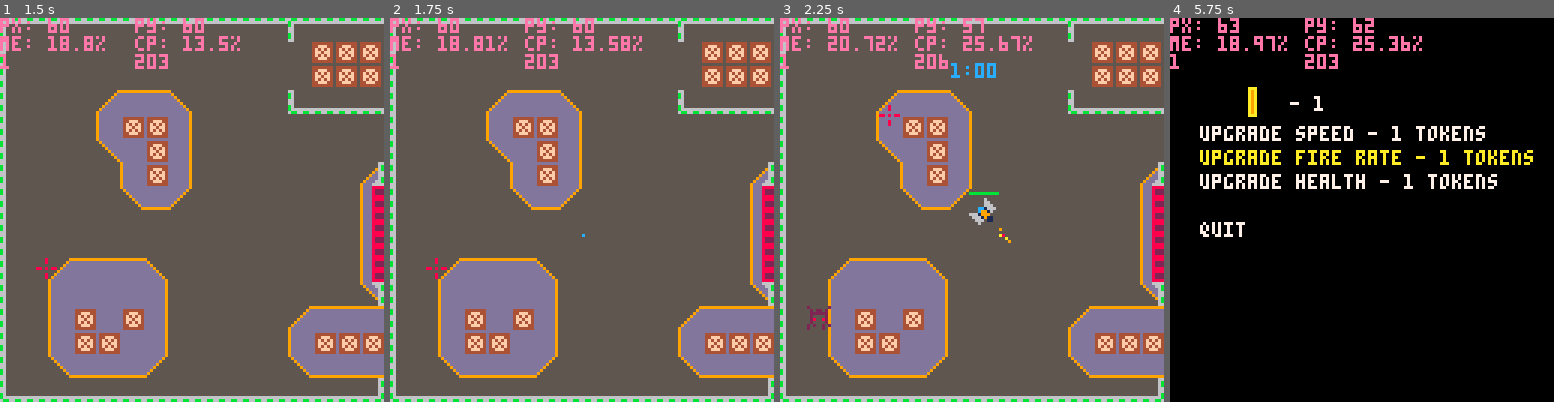
Above: before the commit, frames 1-4 (left to right).
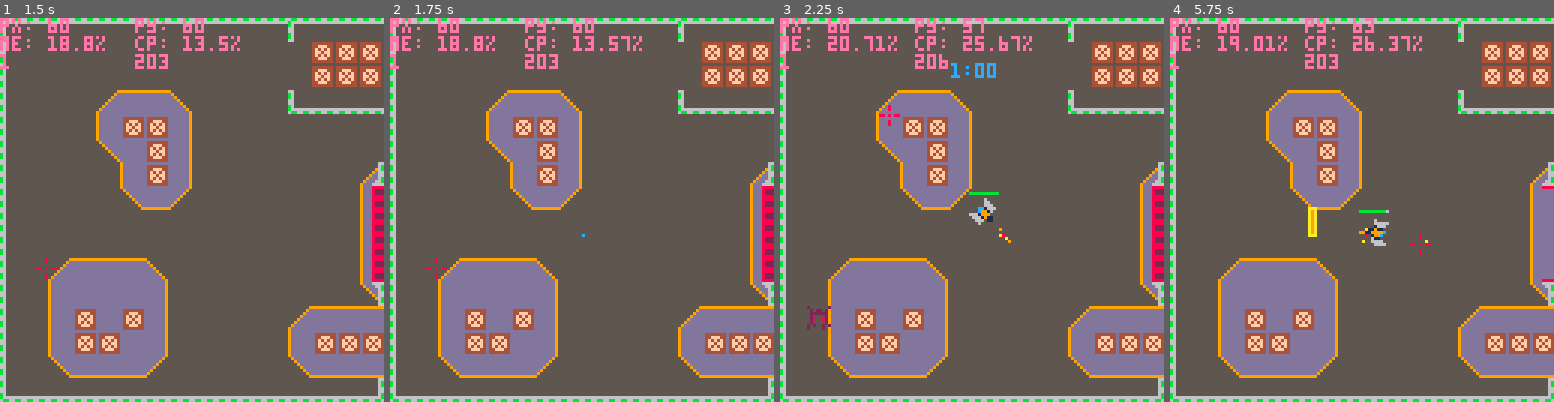
Above: after the commit, the same moments.

Repository: kbrewington/Negation
Game: PICO-8 cartridge negation.p8
The game is run twice, just before and just after one commit, with the same random seed, the same clock (stepped at 60 frames per second) and the same inputs.
Inputs (mouse positions are in pixels of both pictures, inside the frame that each line leads up to):
- Up to frame 1 (1.5 s): tap X (X key) at 0.33, 1.07 s; click (280, 121) at 0.67 s; tap O (Z key) at 0.7 s; click (46, 267) at 1.22 s
- Up to frame 2 (1.75 s): hold Right from 1.6 s (still down); tap O (Z key) at 1.7 s
- Up to frame 3 (2.25 s): click (887, 114) at 1.77 s; tap X (X key) at 1.85 s; release Right at 2.1 s; tap O (Z key) at 2.1 s; hold Up from 2.15 s (still down)
- Up to frame 4 (5.75 s): click (1342, 259) at 2.32 s; release Up at 2.42 s; hold Right 2.47-3.03 s; tap O (Z key) every 0.4 s from 2.5 to 5.7 s; click (1404, 106) at 2.87 s; tap X (X key) at 2.97, 4.08, 5.2 s; hold Left 3.08-3.58 s; click (1465, 256) at 3.42 s; hold Down 3.63-3.97 s; click (1231, 102) at 3.97 s; hold Right 4.02-4.68 s; click (1292, 248) at 4.52 s; hold Up 4.73-5.03 s; click (1354, 94) at 5.07 s; hold Left 5.08-5.68 s; click (1419, 244) at 5.62 s; hold Down from 5.73 s (still down)

Frame 1 is identical in both runs. In frame 2, 0.1% of the frame differs, in the area x 25-62%, y 4-9%; in frame 3, less than 0.1%; in frame 4, 98%, in the area x 0-100%, y 0-100%.

Commit message:
worked on bosses, and enemy animations

Diff:
--- a/negation.p8
+++ b/negation.p8
@@ -150,8 +150,7 @@
   seraph.text = "okay that should do...*static*incom-*static* b-*static*..."
   yield()
 
-  -- 128, 1
-  init_tele_anim(boss(60, 60, 128, 3, 40))
+  init_tele_anim(boss(40, 60, 128, 1, 40))
   yield()
 
   kill_all_enemies(true)
@@ -340,9 +339,10 @@
                 if e.type == "shooter" then
                   if distance(e, player) >= e.shoot_distance then
                     e.update_xy()
+                    e.dont_move = false
                   else
                     e.angle = angle_btwn(player.x+5, player.y+5, e.x, e.y)
-                    e.b_count += 1
+                    e.b_count += 1; e.dont_move = true
                     if (e.b_count%e.fire_rate == 0) shoot(e.x, e.y, e.angle, 133, false, false)
                   end
                 elseif e.type == "exploder" then
@@ -401,9 +401,8 @@
              for i=1,360,90 do
                if (b.angle%b.fire_rate == 0) shoot(b.x, b.y, i+(rev*b.angle), 141, false, true)
              end
-             b.x = b.x - .01*sin(p_ang/360)
-             b.y = b.y - .01*cos(p_ang/360)
            elseif b.level < 3 then
+             if (#enemy_spawned > 0 or #enemy_table > 0) b.level = 2.5
              if b.level==2.5 or b.shot_last ~= nil and ((time() - b.shot_last) < 2) then
                if flr(time()*50)%b.fire_rate == 0 then
                  shoot(b.x, b.y, p_ang, 141, false, true)
@@ -771,7 +770,7 @@
     -- first delete offscreen bullets:
     delete_offscreen(player_bullets, b)
 
-    if bump(b.x, b.y) then
+    if bump_all(b.x, b.y) then
       del(player_bullets, b)
       add(boss_hit_anims, b)
       if (b.rocket) rocket_kill(b)
@@ -950,7 +949,7 @@
 function water_anim()
   for i=0,16 do
     for j=0,16 do
-      if (not fget(mget(i+level_x-(level_sx/8), j+level_y-(level_sy/8)),7) and fget(mget(i+level_x-(level_sx/8), j+level_y-(level_sy/8)),1) and rnd(10) > 9.5) add(water_anim_list, {i*8+rnd(4)-level_sx,j*8+rnd(4)-level_sy, flr(rnd(3)), 7, 25});
+      if (not fget(mget(i+level_x-(level_sx/8), j+level_y-(level_sy/8)),7) and fget(mget(i+level_x-(level_sx/8), j+level_y-(level_sy/8)),1) and rnd(10) > 9.5) add(water_anim_list, {i*8+rnd(4),j*8+rnd(4), flr(rnd(3)), 7, 25});
     end
   end
 end
@@ -992,17 +991,17 @@
         player_health += 1
         player_tokens -= next_cost[currently_selected]
         next_cost[currently_selected] += 1
-        sfx(17)
+        sfx(0)
     elseif (selection_set[currently_selected] == "fire rate" and player_tokens >= next_cost[currently_selected]) then
         player_fire_rate = max(.1, player_fire_rate-.15)
         player_tokens -= next_cost[currently_selected]
         next_cost[currently_selected] += 1
-        sfx(17)
+        sfx(0)
     elseif (selection_set[currently_selected] == "speed" and player_tokens >= next_cost[currently_selected]) then
         player_speed += .2
         player_tokens -= next_cost[currently_selected]
         next_cost[currently_selected] += 1
-        sfx(17)
+        sfx(0)
     else
       timers["invalid"] = 0.5
       sfx(3)
@@ -1491,19 +1490,19 @@
 00000000000000000000000000000000000000000000000000000000000000000000000000000000000000000000000000000000000000000000000000000000
 00555500000000009000000900000000000000000000000000000000000000000000000000808000008080000000000000000000777777777777777700000000
 05dddd50000000009008800900000000000080000008000000000200002000000000000000505558555050000002220000000000777777777777777700000000
-5885588500000000900880090000000000005000000500000002020000202000000000000055588588555000002ddd2000000000777777777777777700000000
-05d55d5000000000099889900000000000005500005500000002002002002000c0000000000005555500000002dd2dd200000000777707777770777700000000
-0055550000000000009889000000000000050500005050000000202002020000cccccccc2000558585500020002d2d2000000000777707777770777700000000
-000dd000000000000098890000000000008005055050080000002022220200000000000c020800585008020002dd2dd2000000000777077dd770777000000000
-0005500000000000000990000000000000000555555000000000221111220000000000000020000500002000002ddd20000000000777072dd270777000000000
-000550000000000000099000000000000000054444500000002028822882020000000000020000555000020000022200000000000777072dd270770000000000
-0000000000000000000000000000000000555884488555500d020212212020d000000000200005555500002000000000000000000077002dd200770000000000
-00000000000000000000000000000000008005444450008000002022220200000000000000005005005000000000000000000000007700299200770000000000
-00000000000000000000000000000000000005544550000000020001100020000000000000080055500800000000000000000000007700299200770000000000
-00000000000000000000000000000000000055055055000000200002200002000000000000200058500020000000000000000000000000299200000000000000
-000000000000000000000000000000000005050000505000000d00222200d0000000000002000005000002000000000000000000777777022077777700000000
-00000000000000000000000000000000005005000050050000000200002000000000000000002055502000000000000000000000777777722777777700000000
-00000000000000000000000000000000008005000050080000000200002000000000000000020558550200000000000000000000777777277277777700000000
+5885588500000000900880090000000000009000000900000002020000202000000000000055588588555000002ddd2000000000777777777777777700000000
+05d55d5000000000099889900000000000009900009900000002002002002000c0000000000005555500000002dd2dd200000000777707777770777700000000
+0055550000000000009889000000000000090900009090000000202002020000cccccccc2000558585500020002d2d2000000000777707777770777700000000
+000dd000000000000098890000000000008009099090080000002022220200000000000c020800585008020002dd2dd2000000000777077dd770777000000000
+0005500000000000000990000000000000000999999000000000221111220000000000000020000500002000002ddd20000000000777072dd270777000000000
+000550000000000000099000000000000000094444900000002028822882020000000000020000555000020000022200000000000777072dd270770000000000
+0000000000000000000000000000000000999884488999900d020212212020d000000000200005555500002000000000000000000077002dd200770000000000
+00000000000000000000000000000000008009444490008000002022220200000000000000005005005000000000000000000000007700299200770000000000
+00000000000000000000000000000000000009944990000000020001100020000000000000080055500800000000000000000000007700299200770000000000
+00000000000000000000000000000000000099099099000000200002200002000000000000200058500020000000000000000000000000299200000000000000
+000000000000000000000000000000000009090000909000000d00222200d0000000000002000005000002000000000000000000777777022077777700000000
+00000000000000000000000000000000009009000090090000000200002000000000000000002055502000000000000000000000777777722777777700000000
+00000000000000000000000000000000008009000090080000000200002000000000000000020558550200000000000000000000777777277277777700000000
 00000000000000000000000000000000000008000080000000000000000000000000000022200505050022200000000000000000777772777727777700000000
 766666673333333366666666cccccccfffccccccffcccccccccccccffccccccc76666665ccccccffcccccccc55555555633333339ddddddd5555555995555555
 655555513333333366666666cccccccfffccccccffccccccccccccff6ccccccc65555555ccccccffcccccccc55555555633333339ddddddd5555559dd9555555
@@ -1540,7 +1539,7 @@
 
 __gff__
 0000000000000101000000860000000000000000000000000000000000060000000000000001000000000000000000000000000000000000000000000000000000000000000000000000000000000000000000000000000000000000000000000000000000000000000000000000000000000000000000000000000000000000
-0000000000000000000000000000000000000000000000000000000000000000000000000000000000000000000001000000000000000000000000000000000000000002020202020002020000000000000000820200000101010002000000000000008200000001010101000000000000000000000000010100010100000100
+0000000000000000000000000000000000000000000000000000000000000000000000000000000000000000000001000000000000000000000000000000000000000082828282820082820000000000000000828280000101010002000000000000008200000001010101000000000000000000000000010100010100000100
 __map__
 eaefefefefefefefefefefefeaefefeffefafacbccc5dbdbdbdbdbdbdbdbdbc3dcc1dcdce0e0e1f0f0f0f0f0f0f0f0f0f0e5f0e5f5f5f5f5f5f5f5f5f5f5f5c5dbc6f5f5f5f5f5f5f5e9f31d1d1d1d1d1d1d1d1d1d1d1d1d1d1d1d3b3c3b3c3b3c3b3c3b3c3b3c3b3c3b3c1d1d1d1d1d1d1d1d1d1d1d1d1d1d1d1d0000000000
 fecbcbcbcbcbcbcbcbcbcbcbcbfafafafefafacbccc5dbdbdbdbdbdbdbdbc6dcdcdcdce0e1f0f0f0f0f1f0f0f0f0f1f0f0f0f5f5e5f5f5f6f5f5f5f5f5f5f5c5dbc6f5f6f5f5f5f5f5e9f31dc0c01d1d1df3f3f3f31d1d1dc0c01d2b2c2b2c2b2c2b2c2b2c2b2c2b2c2b2c1d1d1d1d1d1d1d1d1d1d1d1d1d1d1d2b0000000000
